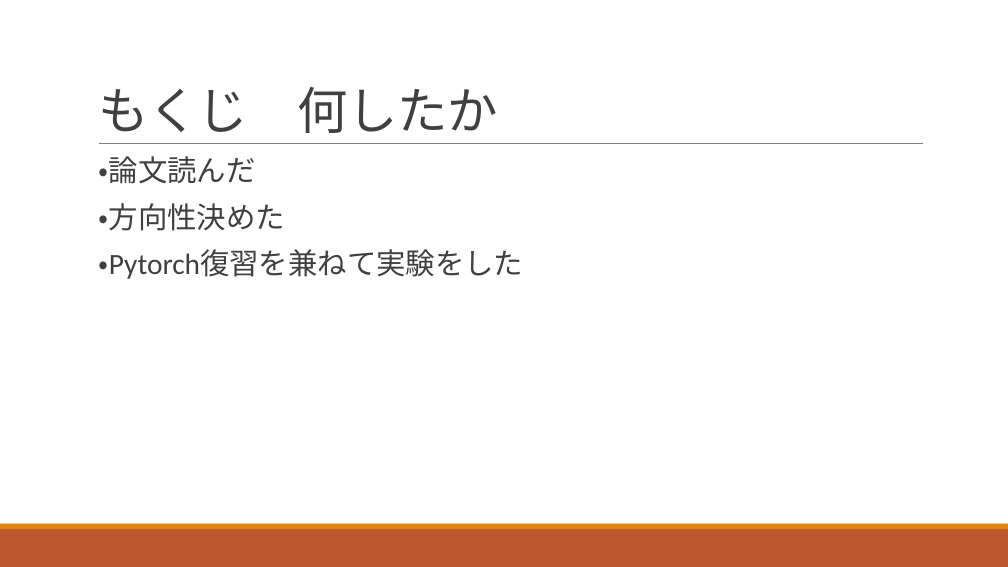
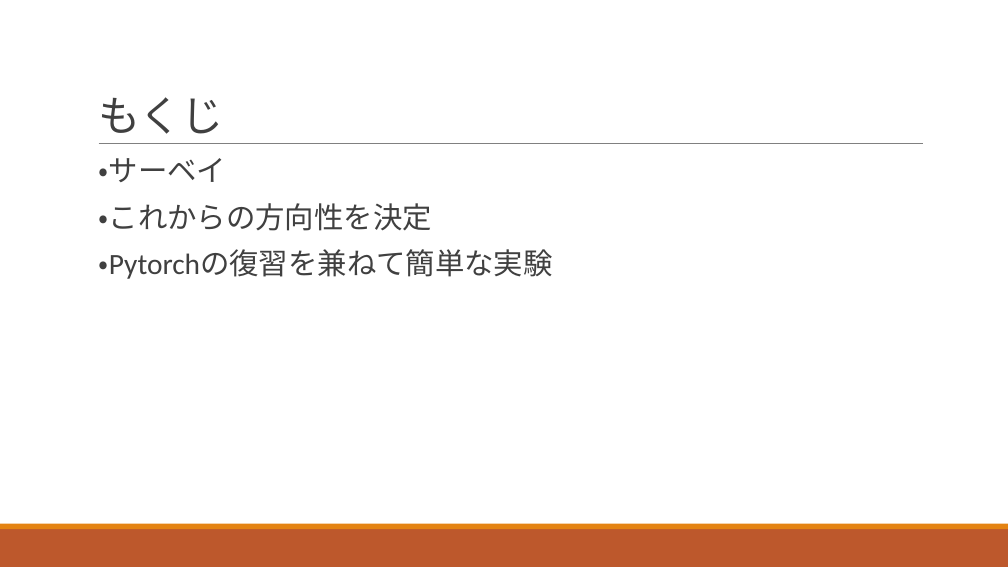
Before and after one commit to dhia-github/haselab-all, a slide deck: slide 2 of 20_発表資料/B4_上坂大樹_進捗報告１.pptx. Drawn at 1008x567 pixels with LibreOffice and Linux fonts; fonts in the diff are those of the drawing. Boxes give left, top, right and bottom in pixels: in the first picture for what was removed or moved away, otherwise in the second. Text is boxed around its words. In the diff, an @@ line names an element or a change of style, - is before the commit and + after.

Commit message:
update

```diff
--- a/20_発表資料/B4_上坂大樹_進捗報告１.pptx
+++ b/20_発表資料/B4_上坂大樹_進捗報告１.pptx
@@ title at box(98, 97, 223, 134): text changed; size 48 to 40 pt @@
-もくじ 何したか
+もくじ
@@ text at box(99, 158, 553, 279): text changed @@
-  ・論文読んだ
-  ・方向性決めた
-  ・Pytorch復習を兼ねて実験をした
+  ・サーベイ
+  ・これからの方向性を決定
+  ・Pytorchの復習を兼ねて簡単な実験
```
Also in this commit, not shown: 2 other slides changed, 2 slides added, 3 slides removed.
